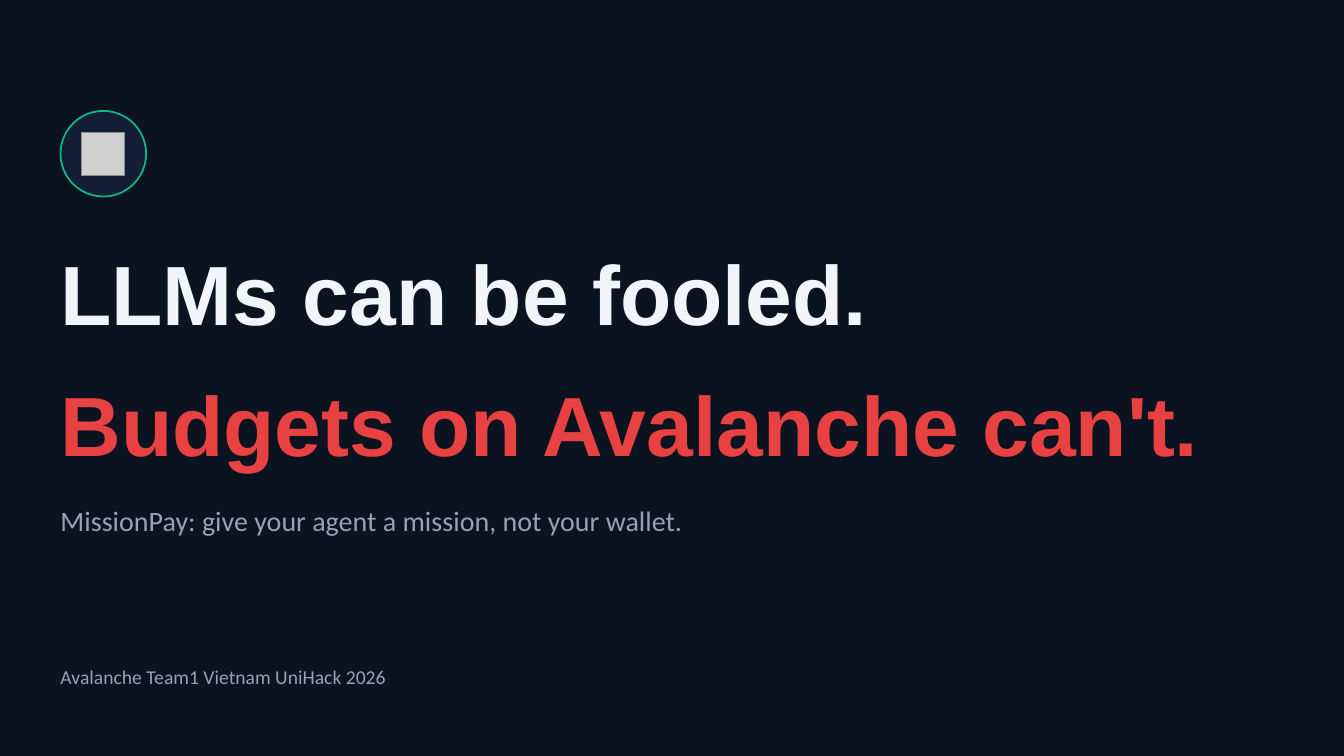
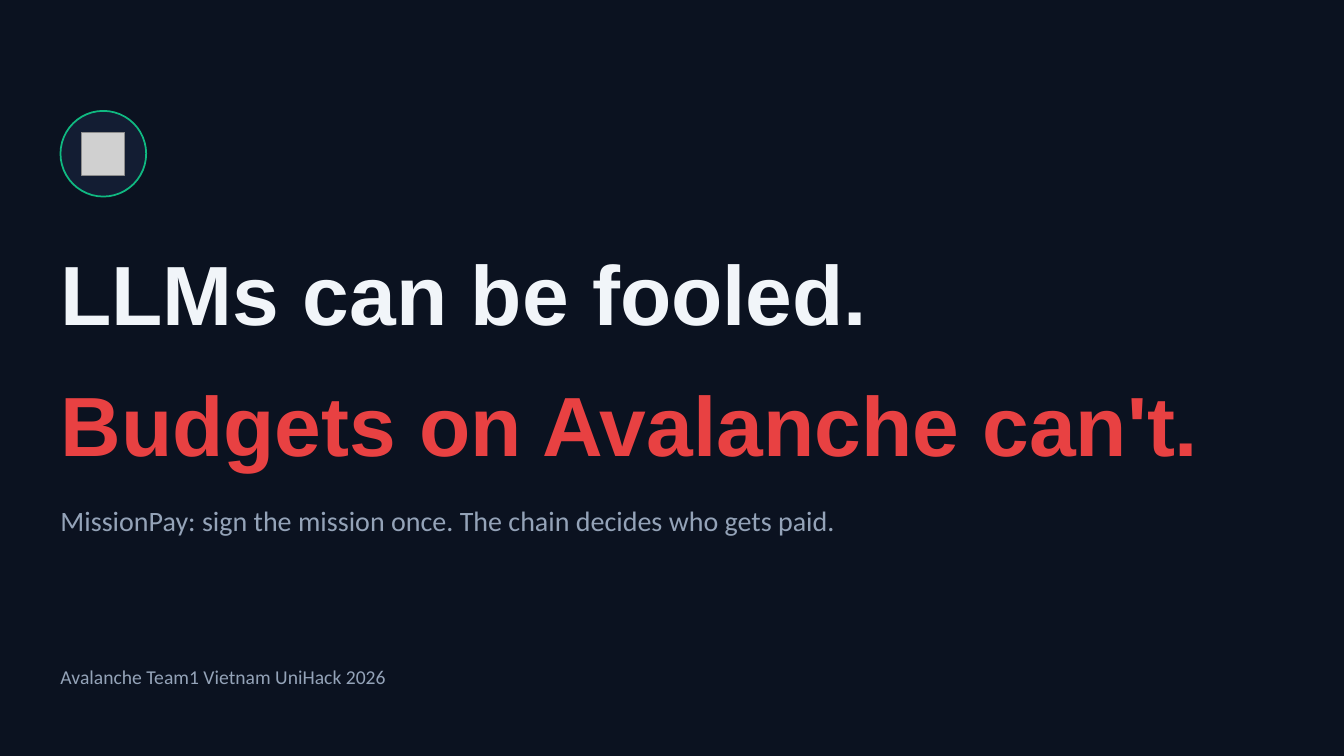
Before and after one commit to lenamkhanhh/UniHack, a slide deck: slide 14 of artifacts/submission-s1/MissionPay-pitch-deck-v2.pptx. Drawn at 1344x756 pixels with LibreOffice and Linux fonts; fonts in the diff are those of the drawing; grey boxes stand for pictures. Boxes give left, top, right and bottom in pixels: in the first picture for what was removed or moved away, otherwise in the second. Text is boxed around its words. In the diff, an @@ line names an element or a change of style, - is before the commit and + after.

```diff
--- a/artifacts/submission-s1/MissionPay-pitch-deck-v2.pptx
+++ b/artifacts/submission-s1/MissionPay-pitch-deck-v2.pptx
@@ text at bbox=[60, 511, 834, 536]: text changed @@
-MissionPay: give your agent a mission, not your wallet.
+MissionPay: sign the mission once. The chain decides who gets paid.
```
Also in this commit, not shown: 2 other slides changed, 3 other files.
